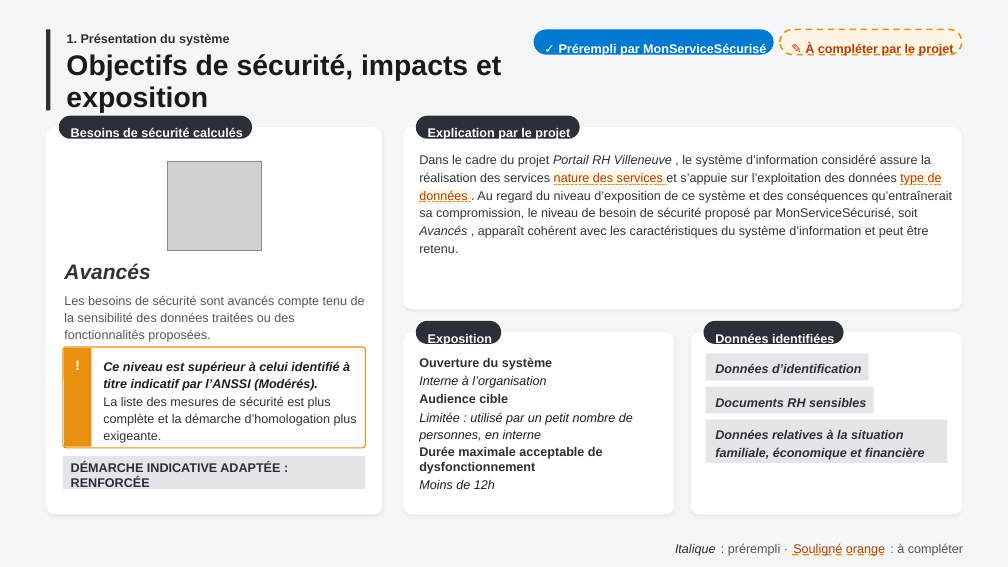
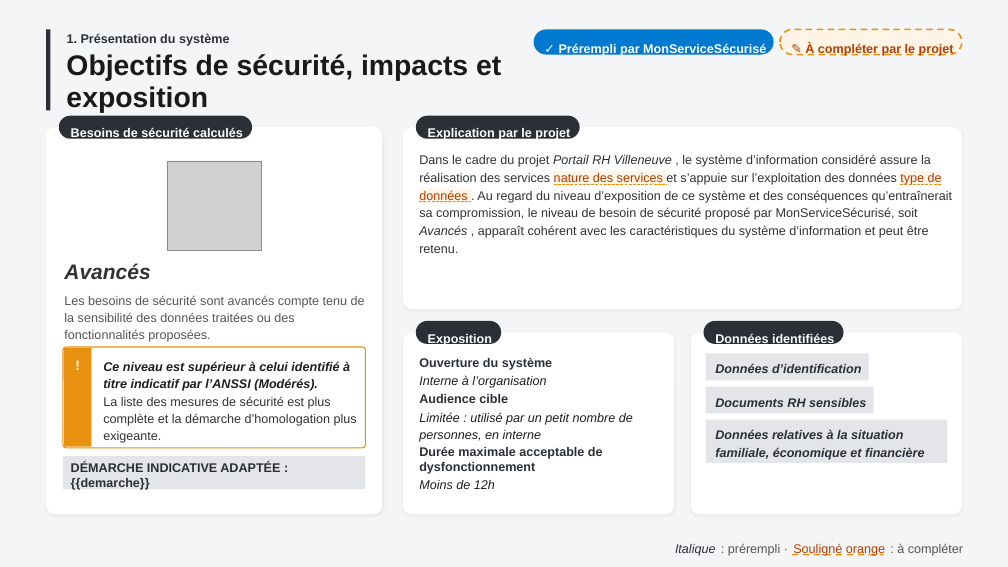
Before and after one commit to betagouv/mon-service-securise, a slide deck: slide 10 of src/vuesPowerpoint/supportCommissionHomologation.pptx. Drawn at 1008x567 pixels with LibreOffice and Linux fonts; fonts in the diff are those of the drawing; grey boxes stand for pictures. Boxes give left, top, right and bottom in pixels: in the first picture for what was removed or moved away, otherwise in the second. Text is boxed around its words. In the diff, an @@ line names an element or a change of style, - is before the commit and + after.

Commit message:
[PPTX] Écrit la démarche indicative adaptée au niveau des besoins de sécurité

```diff
--- a/src/vuesPowerpoint/supportCommissionHomologation.pptx
+++ b/src/vuesPowerpoint/supportCommissionHomologation.pptx
@@ text at [71, 462, 280, 490]: text changed @@
-DÉMARCHE INDICATIVE ADAPTÉE : RENFORCÉE
+DÉMARCHE INDICATIVE ADAPTÉE : {{demarche}}
```
Also in this commit, not shown: 4 other files.
